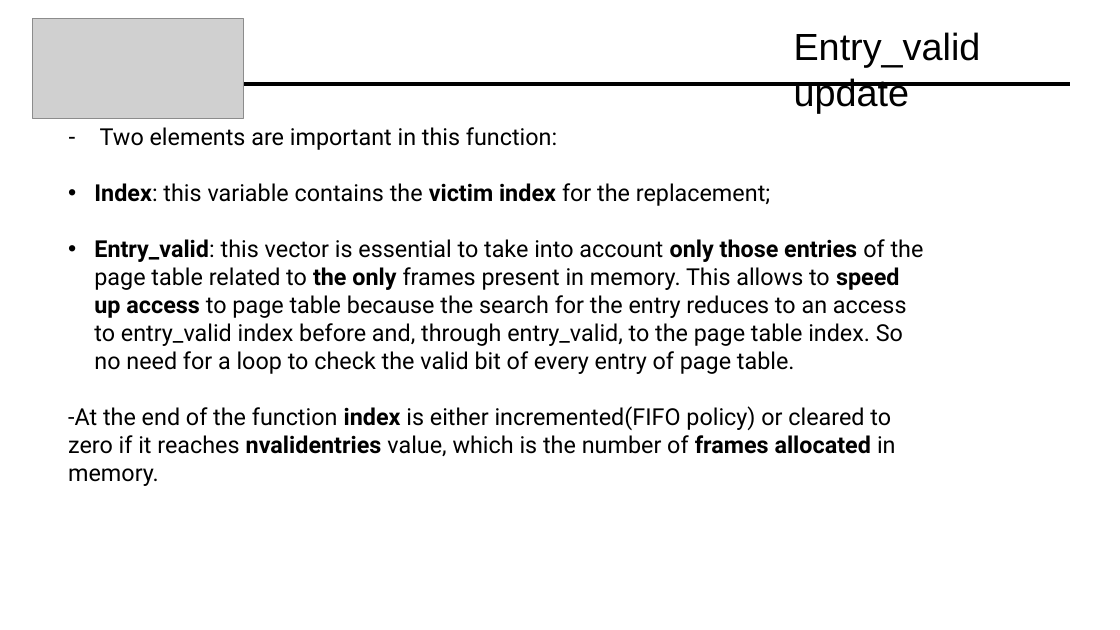
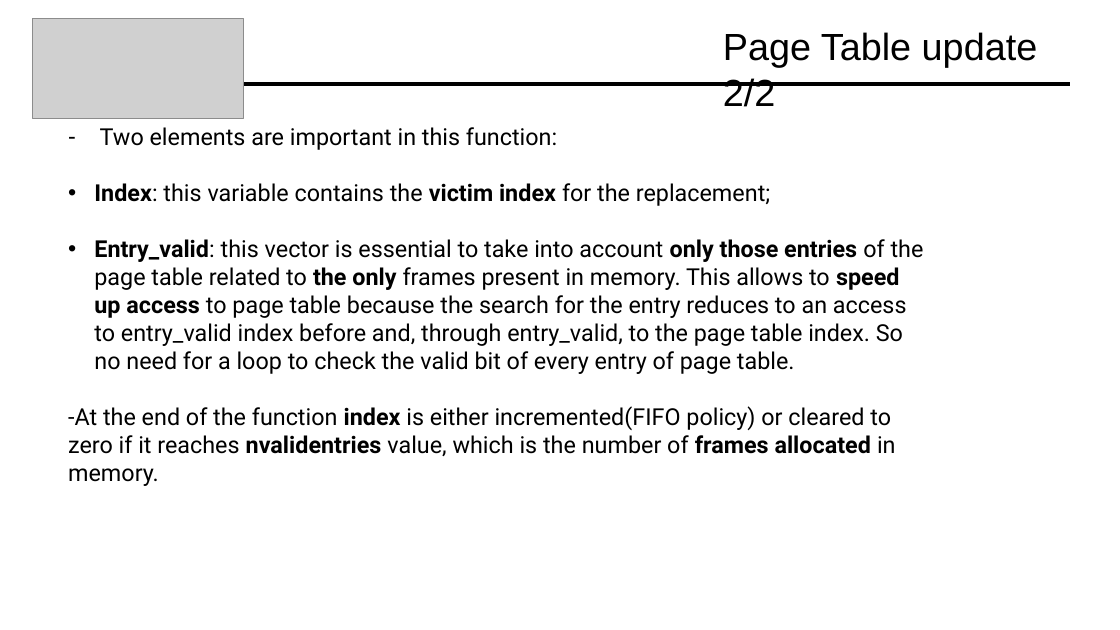
Before and after one commit to Davide619/OS161, a slide deck: slide 31 of Presentazione Progetto OS161.pptx (slide 37 before the commit). Drawn at 1120x630 pixels with LibreOffice and Linux fonts; fonts in the diff are those of the drawing; grey boxes stand for pictures. Boxes give left, top, right and bottom in pixels: in the first picture for what was removed or moved away, otherwise in the second. Text is boxed around its words. In the diff, an @@ line names an element or a change of style, - is before the commit and + after.

```diff
--- a/Presentazione Progetto OS161.pptx
+++ b/Presentazione Progetto OS161.pptx
@@ text added at (x1=723, y1=32, x2=1038, y2=107), 32.4 pt, text #000000 @@
+Page Table update 2/2
@@ title removed at (x1=794, y1=32, x2=981, y2=113) @@
-Entry_valid update
```
Also in this commit, not shown: 27 other slides changed, 2 slides added, 3 slides removed.
